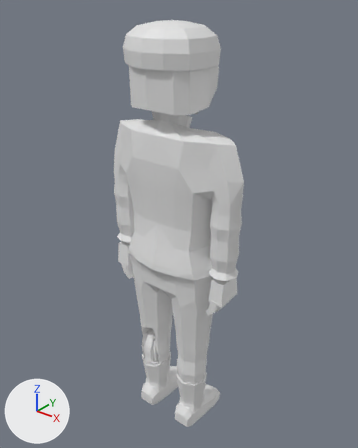
One commit to the glTF model assets/models/zombie_soldier_f_b8.glb: the scene before it, then after it.
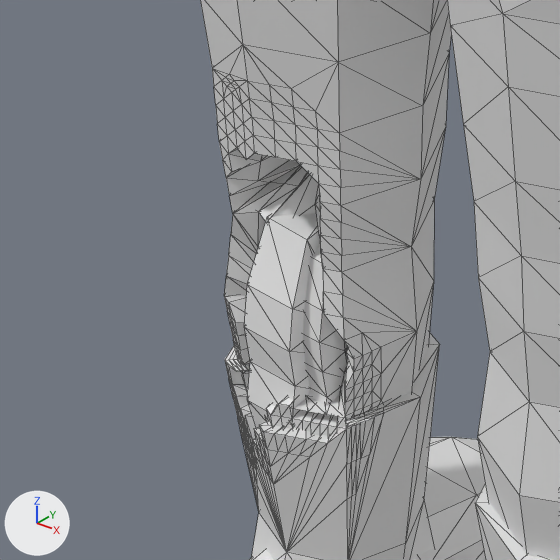
Old and new are each drawn whole from a 50 mm lens placed at (1.298, -1.584, 2.084), pointed at (-0.012, 0.053, 1.069) and again close up on the part from 31% to 52% of the width and 68% to 86% of the height. Lighting does not change. The marker at lower left points along +X, +Y and +Z. The last two pictures show the newer version. The close-ups show mesh edges as thin lines. Vertices at exactly the same position are counted once.

The first close-up shows 'zombie_soldier_f_b8'.
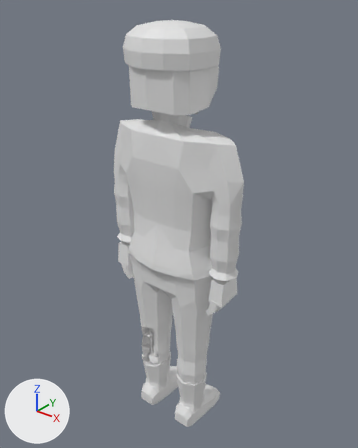
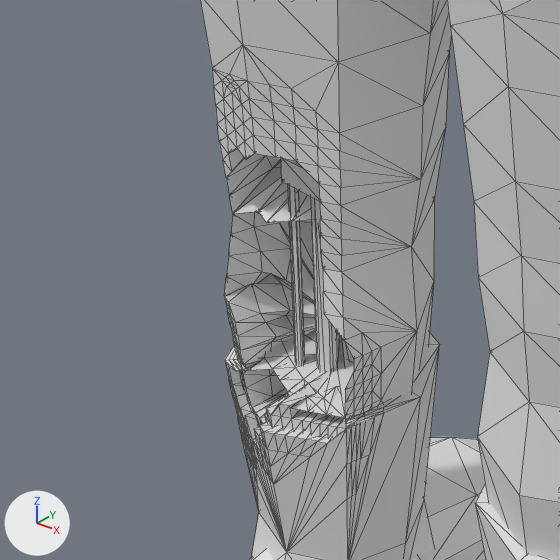
Location of each change, (x1, y1, x2, y2) in pixels of the close-ups (560 x 560 px; the box of a moved part takes in the faces that stretch with it):
part 1 of me_zombie_soldier_f_b8, added
    after: (281, 159, 320, 201)
part 2 of me_zombie_soldier_f_b8, moved or reshaped
    before: (224, 167, 354, 445)
    after: (224, 182, 354, 445)

The change, as a diff of the scene's bpy script:
```diff
--- a/assets/models/zombie_soldier_f_b8.glb.py
+++ b/assets/models/zombie_soldier_f_b8.glb.py
@@ me_zombie_soldier_f_b8 @@
 # used by ob_zombie_soldier_f_b8; location = (0.0, 0.0, 0.0)
-me_zombie_soldier_f_b8.from_pydata(...)  # 2020 vertices, 3892 faces; spans x -0.36..0.36, y -0.19..0.2, z 0.0..1.95
+me_zombie_soldier_f_b8.from_pydata(...)  # 2004 vertices, 3848 faces; spans x -0.36..0.36, y -0.19..0.2, z 0.0..1.95
+# me_zombie_soldier_f_b8 part 1: a new loose piece, a box spanning x -0.138..-0.1, y -0.036..-0.005, z 0.441..0.463
+# me_zombie_soldier_f_b8 part 2
+# 76 vertices are removed from x -0.15..-0.09, y -0.07..0.09, z 0.22..0.46
+# 308 faces are deleted
+# 4 vertices in x -0.11..-0.08, y -0.04..-0.03, z 0.24..0.47 move by (0.01, 0.01, 0.0)
+# 4 vertices in x -0.16..-0.15, y -0.05..-0.02, z 0.26..0.42 move by (-0.01, 0.01, 0.0)
+# 3 vertices in x -0.13..-0.1, y -0.04..-0.03, z 0.27..0.28 move by (0.0, -0.01, -0.01)
+# 3 vertices in x -0.13..-0.12, y -0.05..-0.04, z 0.24..0.27 move by (0.0, 0.0, -0.01)
+# 3 vertices in x -0.16..-0.14, y -0.05..-0.04, z 0.23..0.25 move by (-0.01, 0.01, -0.01)
+# 3 vertices in x -0.15..-0.13, y -0.04..-0.02, z 0.22..0.27 move by (-0.01, 0.0, -0.01)
+# 153 vertices move from x -0.16..-0.08, y -0.06..0.09, z 0.18..0.51 to x -0.18..-0.06, y -0.05..0.05, z 0.1..0.53
+# 44 vertices are added at x -0.17..-0.06, y -0.05..0.06, z 0.1..0.5
+# 240 new faces join them
+# other edits to the shape of me_zombie_soldier_f_b8 do not show in these pictures
```
